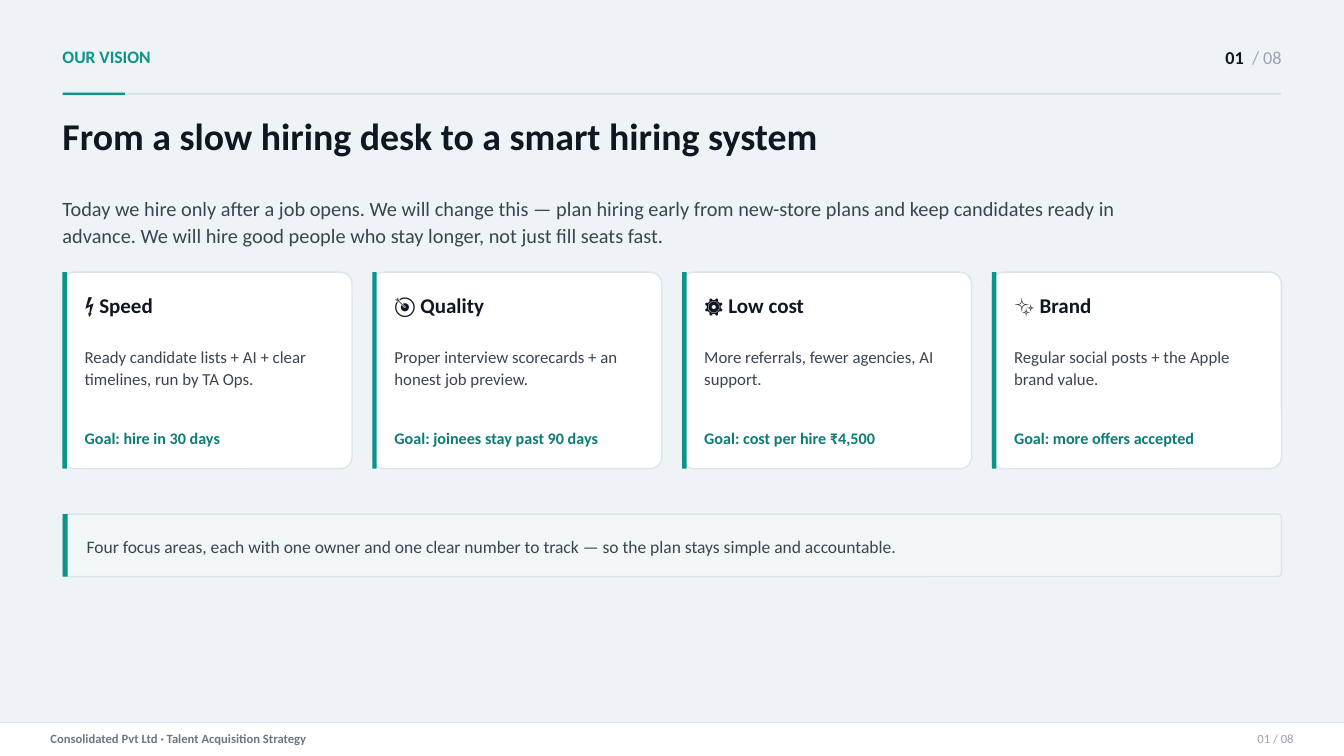
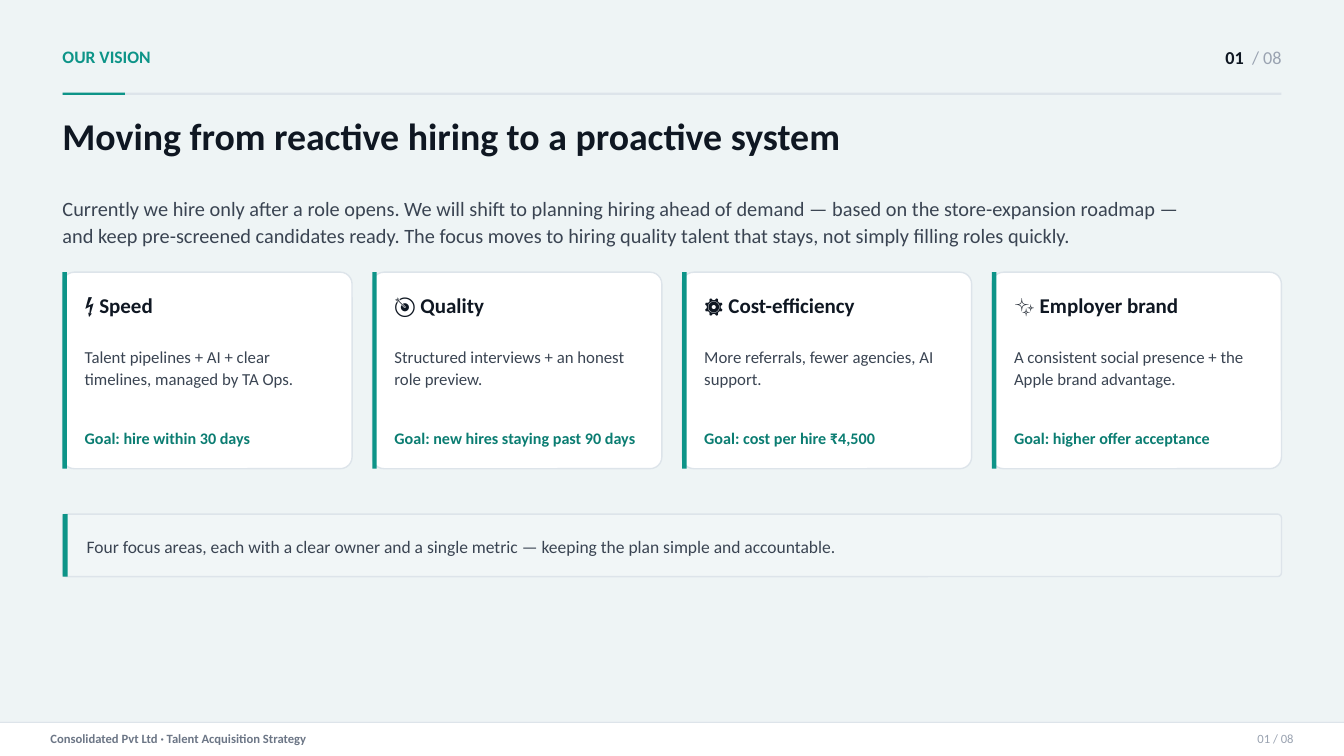
Before and after one commit to mi2arun/ta-strategy-consolidated, a slide deck: slide 2 of TA-Strategy.pptx. Drawn at 1344x756 pixels with LibreOffice and Linux fonts; fonts in the diff are those of the drawing. Boxes give left, top, right and bottom in pixels: in the first picture for what was removed or moved away, otherwise in the second. Text is boxed around its words. In the diff, an @@ line names an element or a change of style, - is before the commit and + after.

```diff
--- a/TA-Strategy.pptx
+++ b/TA-Strategy.pptx
@@ text at <box>62,123,840,157</box>: text changed @@
-From a slow hiring desk to a smart hiring system
+Moving from reactive hiring to a proactive system
@@ text at <box>62,202,1156,247</box>: text changed @@
-Today we hire only after a job opens. We will change this — plan hiring early from new-store plans and keep candidates ready in advance. We will hire good people who stay longer, not just fill seats fast.
+Currently we hire only after a role opens. We will shift to planning hiring ahead of demand — based on the store-expansion roadmap — and keep pre-screened candidates ready. The focus moves to hiring quality talent that stays, not simply filling roles quickly.
@@ text at <box>728,298,854,317</box>: text changed @@
-⚙️ Low cost
+⚙️ Cost-efficiency
@@ text at <box>1040,298,1178,317</box>: text changed @@
-✨ Brand
+✨ Employer brand
@@ text at <box>85,351,294,388</box>: text changed @@
-Ready candidate lists + AI + clear timelines, run by TA Ops.
+Talent pipelines + AI + clear timelines, managed by TA Ops.
@@ text at <box>394,351,624,388</box>: text changed @@
-Proper interview scorecards + an honest job preview.
+Structured interviews + an honest role preview.
@@ text at <box>1014,351,1244,388</box>: text changed @@
-Regular social posts + the Apple brand value.
+A consistent social presence + the Apple brand advantage.
@@ text at <box>85,432,250,447</box>: text changed @@
-Goal: hire in 30 days
+Goal: hire within 30 days
@@ text at <box>394,432,635,447</box>: text changed @@
-Goal: joinees stay past 90 days
+Goal: new hires staying past 90 days
@@ text at <box>1014,432,1210,447</box>: text changed @@
-Goal: more offers accepted
+Goal: higher offer acceptance
@@ text at <box>87,541,835,556</box>: text changed @@
-Four focus areas, each with one owner and one clear number to track — so the plan stays simple and accountable.
+Four focus areas, each with a clear owner and a single metric — keeping the plan simple and accountable.
```
Also in this commit, not shown: 9 other slides changed, 3 other files.
